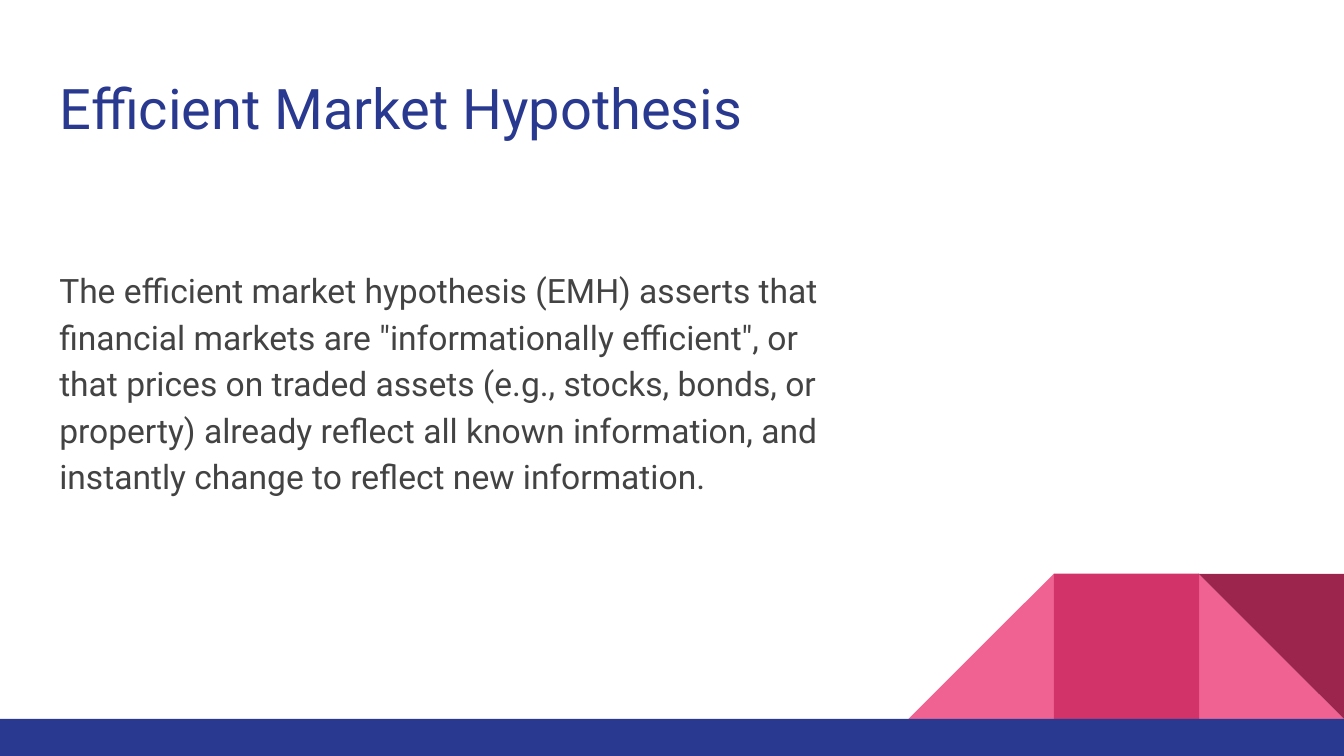
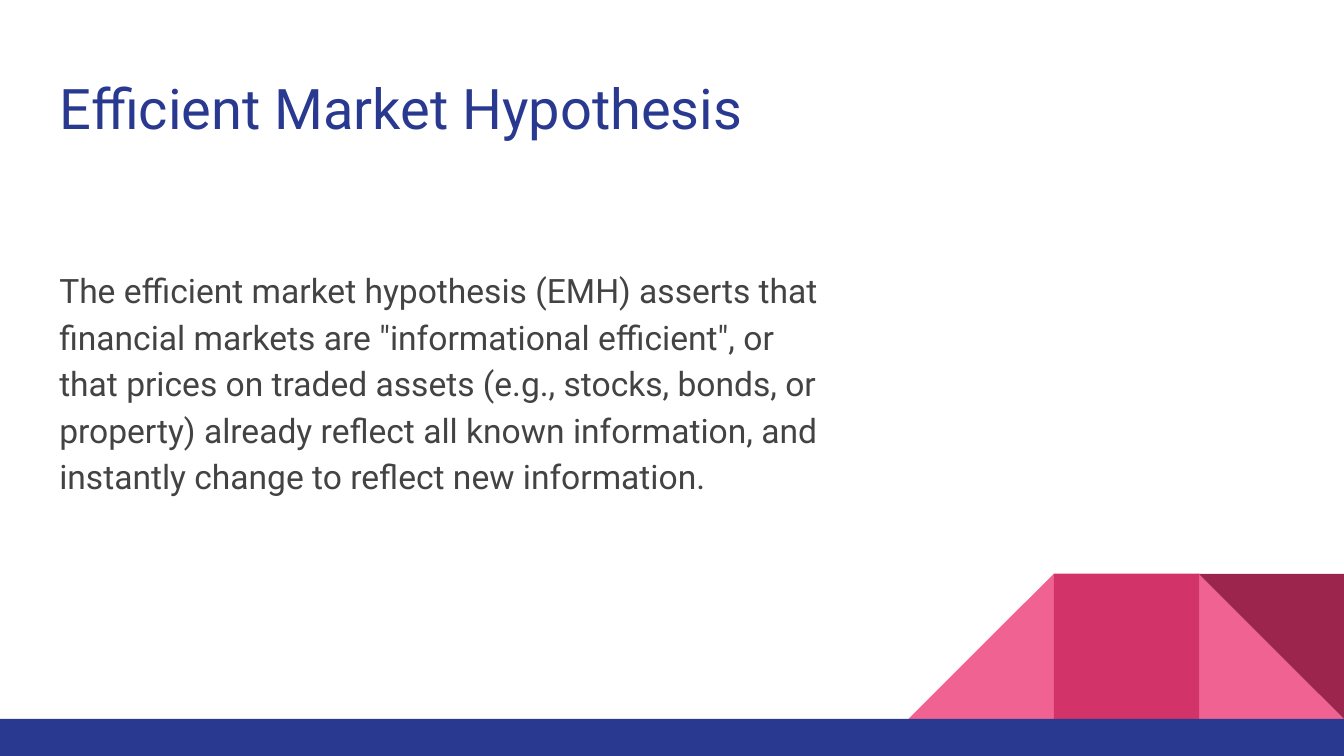
Before and after one commit to Anshul-Goyal/FY_Project, a slide deck: slide 3 of presentation/Mid_Term.pptx. Drawn at 1344x756 pixels with LibreOffice and Linux fonts; fonts in the diff are those of the drawing. Boxes give left, top, right and bottom in pixels: in the first picture for what was removed or moved away, otherwise in the second. Text is boxed around its words. In the diff, an @@ line names an element or a change of style, - is before the commit and + after.

```diff
--- a/presentation/Mid_Term.pptx
+++ b/presentation/Mid_Term.pptx
@@ text at (59, 276, 818, 496): text changed @@
-The efficient market hypothesis (EMH) asserts that financial markets are "informationally efficient", or that prices on traded assets (e.g., stocks, bonds, or property) already reflect all known information, and instantly change to reflect new information.
+The efficient market hypothesis (EMH) asserts that financial markets are "informational efficient", or that prices on traded assets (e.g., stocks, bonds, or property) already reflect all known information, and instantly change to reflect new information.
```
Also in this commit, not shown: 1 other slide changed, 1 slide added.
